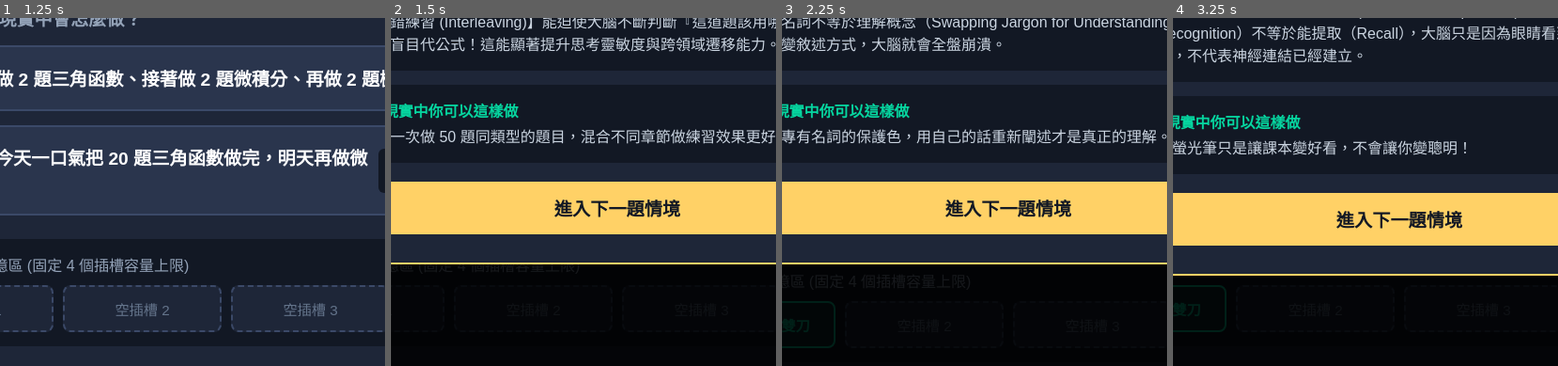
Above: before the commit, frames 1-4 (left to right).
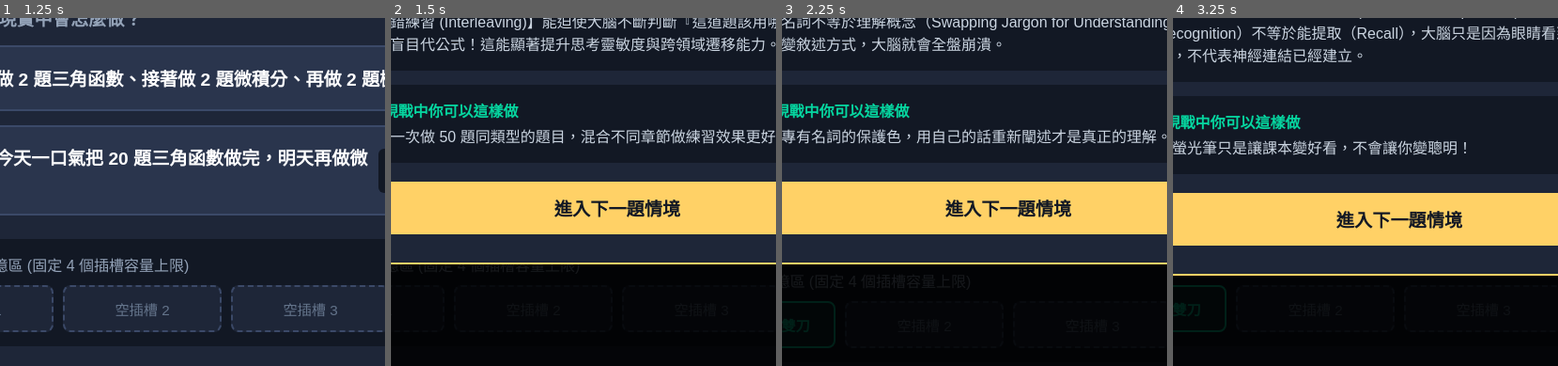
Above: after the commit, the same moments.

Repository: c111133314-collab/brain-game
Game: browser game, page index.html
The game is run twice, just before and just after one commit, with the same random seed, the same clock (stepped at 60 frames per second) and the same inputs.
Inputs:
- Up to frame 1 (1.25 s): no input
- Up to frame 2 (1.5 s): click "混合題目！做 2 題三角函數、接著做 2 題微積分、再做 …" at 1.27 s
- Up to frame 3 (2.25 s): click "進入下一題情境" at 1.87 s; click "完整背下課本上的名詞定義，考試時直接原封不動照抄複製 死記…" at 2.02 s
- Up to frame 4 (3.25 s): click "進入下一題情境" at 2.47 s; click "翻看畫滿螢光筆的頁面，點點頭覺得「嗯，這些我都懂了」 能力…" at 3.07 s
The pictures show only the part of the screen within x 21-71%, y 45-95%; the shares and areas given below are measured in that part.

Frame 1 is identical in both runs. In frame 2, 0.1% of the frame differs, in the area x 1-6%, y 24-29%; in frame 3, 0.1%; in frame 4, 0.1%.

Commit message:
Update index.html

Diff:
--- a/index.html
+++ b/index.html
@@ -4,7 +4,12 @@
     <meta charset="UTF-8">
     <meta name="viewport" content="width=device-width, initial-scale=1.0">
     <title>大腦大冒險：學習心理學現實挑戰</title>
+
+    <!-- ==========================================
+         全站 UI 視覺與元件排版樣式表 (CSS)
+         ========================================== -->
     <style>
+        /* 基礎重設 (CSS Reset) 與全域字型設定 */
         * {
             box-sizing: border-box;
             margin: 0;
@@ -12,6 +17,7 @@
             font-family: 'PingFang TC', 'Microsoft JhengHei', sans-serif;
         }
 
+        /* 遊戲背景：暗色調沉浸式夜間模式，減少視覺疲勞 */
         body {
             background-color: #121824;
             color: #ffffff;
@@ -22,6 +28,7 @@
             padding: 20px;
         }
 
+        /* 主遊戲卡片外框容器 */
         .game-card {
             width: 100%;
             max-width: 800px;
@@ -32,6 +39,7 @@
             border: 2px solid #2d374e;
         }
 
+        /* 頂部標題與數值狀態列 */
         .game-header {
             display: flex;
             justify-content: space-between;
@@ -60,9 +68,11 @@
             border-radius: 12px;
         }
 
+        /* 數值醒目色彩：血量紅、分數綠 */
         .hp-text { color: #ef476f; }
         .score-text { color: #06d6a0; }
 
+        /* 當前關卡情境描述區塊 */
         .scenario-box {
             background: #253047;
             border-radius: 16px;
@@ -98,6 +108,7 @@
             font-weight: bold;
         }
 
+        /* 玩家抉擇按鈕網格與互動動畫 */
         .options-grid {
             display: flex;
             flex-direction: column;
@@ -121,6 +132,7 @@
             align-items: center;
         }
 
+        /* 滑鼠懸停浮起效果 */
         .option-btn:hover {
             background: #3b4968;
             border-color: #ffd166;
@@ -135,7 +147,7 @@
             color: #94a3b8;
         }
 
-        /* 4個工作記憶插槽視覺區 */
+        /* 🧠 4個大腦工作記憶插槽區塊 (具象化大腦 4 個容量限制) */
         .memory-slots-container {
             background: #121824;
             border-radius: 14px;
@@ -157,6 +169,7 @@
             gap: 10px;
         }
 
+        /* 空白未解鎖插槽樣式 (虛線框) */
         .slot {
             background: #1e2638;
             border: 2px dashed #3b4968;
@@ -171,6 +184,7 @@
             justify-content: center;
         }
 
+        /* 已填滿解鎖插槽樣式 (亮綠發光實線框) */
         .slot.filled {
             border-style: solid;
             border-color: #06d6a0;
@@ -179,7 +193,7 @@
             font-weight: bold;
         }
 
-        /* 解析彈窗 */
+        /* 🔬 答題解析彈窗 Modal 懸浮圖層 */
         .modal {
             display: none;
             position: fixed;
@@ -247,7 +261,11 @@
 </head>
 <body>
 
+<!-- ==========================================
+     HTML 網頁主體結構
+     ========================================== -->
 <div class="game-card">
+    <!-- 頂部資訊欄：顯示遊戲名稱與玩家即時狀態數據 -->
     <div class="game-header">
         <div class="title">🧠 大腦大冒險：學習實踐篇</div>
         <div class="stats-group">
@@ -256,20 +274,20 @@
         </div>
     </div>
 
-    <!-- 關卡情境描述 -->
+    <!-- 關卡主要情境顯示區塊 -->
     <div class="scenario-box">
         <div class="scenario-tag" id="stage-tag">🎲 隨機關卡抽樣中...</div>
         <div class="scenario-title" id="stage-title">載入中...</div>
         <div class="scenario-desc" id="stage-desc">載入中...</div>
     </div>
 
-    <!-- 白話抉擇選項 -->
+    <!-- 玩家選擇區塊 (選項按鈕將由 JavaScript 動態生成注入) -->
     <div class="options-title">👉 如果是你，現實中會怎麼做？</div>
     <div class="options-grid" id="options-container">
-        <!-- 動態渲染選項 -->
+        <!-- 動態渲染選項放置處 -->
     </div>
 
-    <!-- 4 個工作記憶插槽視覺區 -->
+    <!-- 4 個工作記憶插槽區塊 (具象化呈現神經科學中人類大腦 4 個容量極限) -->
     <div class="memory-slots-container">
         <div class="memory-title">
             <span>🧠 大腦工作記憶區 (固定 4 個插槽容量上限)</span>
@@ -284,19 +302,21 @@
     </div>
 </div>
 
-<!-- 解析彈窗 -->
+<!-- 神經科學原理與實踐解析彈窗 (對答結束後跳出) -->
 <div class="modal" id="result-modal">
     <div class="modal-content">
         <div id="result-badge" class="result-badge badge-success">解析成果</div>
         <div class="modal-title" id="modal-title">背後的神經科學原理</div>
 
+        <!-- 領域 1：大腦底層運作機制 -->
         <div class="science-box">
             <div style="color: #118ab2; font-weight: bold; margin-bottom: 5px;">🔬 大腦運作機制</div>
             <div id="modal-science" style="line-height: 1.5; color: #cbd5e1;"></div>
         </div>
 
+        <!-- 領域 2：現實生活中的具體行動建議 -->
         <div class="practice-box">
-            <div style="color: #06d6a0; font-weight: bold; margin-bottom: 5px;">💡 現實中你可以這樣做</div>
+            <div style="color: #06d6a0; font-weight: bold; margin-bottom: 5px;">💡 現戰中你可以這樣做</div>
             <div id="modal-practice" style="line-height: 1.5; color: #cbd5e1;"></div>
         </div>
 
@@ -304,8 +324,13 @@
     </div>
 </div>
 
+<!-- ==========================================
+     JavaScript 遊戲核心控制邏輯與神經科學題庫
+     ========================================== -->
 <script>
-    // 包含 12 個對應 Coursera 課程概念的情境題庫
+    // ----------------------------------------------------
+    // 1. 遊戲核心題庫：包含 12 個對應 Coursera 課程觀念的情境
+    // ----------------------------------------------------
     const scenarioPool = [
         {
             tag: "拖延怪襲來（痛覺活化）",
@@ -619,13 +644,18 @@
         }
     ];
 
-    let currentStageIndex = 0;
-    let hp = 100;
-    let score = 0;
-    let unlockedSkills = [];
-    let activeStages = [];
-
-    // 洗牌演算法（Fisher-Yates Shuffle）
+    // ----------------------------------------------------
+    // 2. 全域遊戲狀態變數 (Game State)
+    // ----------------------------------------------------
+    let currentStageIndex = 0;  // 當前進行到第幾關
+    let hp = 100;               // 玩家意志力 HP
+    let score = 0;             // 累積學習積分
+    let unlockedSkills = [];   // 已解鎖的大腦策略技能卡
+    let activeStages = [];     // 本局抽中的 4 個隨機關卡
+
+    // ----------------------------------------------------
+    // 3. 演算法：Fisher-Yates 洗牌演算法 (確保完全隨機抽題)
+    // ----------------------------------------------------
     function shuffleArray(array) {
         const arr = [...array];
         for (let i = arr.length - 1; i > 0; i--) {
@@ -635,8 +665,11 @@
         return arr;
     }
 
-    // 初始化遊戲關卡（隨機從 12 個題庫抽出 4 關，對應大腦 4 個工作記憶插槽）
+    // ----------------------------------------------------
+    // 4. 初始化遊戲：隨機抽 4 關 (對應大腦 4 個工作記憶插槽)
+    // ----------------------------------------------------
     function initGame() {
+        // 從 12 個題庫中隨機洗牌並裁切前 4 關
         activeStages = shuffleArray(scenarioPool).slice(0, 4);
         currentStageIndex = 0;
         hp = 100;
@@ -645,12 +678,16 @@
         renderStage();
     }
 
+    // ----------------------------------------------------
+    // 5. 畫面渲染：動態產生當前關卡情境與選項按鈕
+    // ----------------------------------------------------
     function renderStage() {
         const stage = activeStages[currentStageIndex];
         document.getElementById("stage-tag").innerText = `🎲 隨機第 ${currentStageIndex + 1} / 4 關：${stage.tag}`;
         document.getElementById("stage-title").innerText = stage.title;
         document.getElementById("stage-desc").innerText = stage.desc;
 
+        // 清空並重新動態生成選項按鈕
         const container = document.getElementById("options-container");
         container.innerHTML = "";
 
@@ -668,17 +705,22 @@
         updateUI();
     }
 
+    // ----------------------------------------------------
+    // 6. 玩家做抉擇：結算 HP/積分、解鎖技能與觸發解析彈窗
+    // ----------------------------------------------------
     function selectOption(opt) {
+        // 更新血量與積分 (血量限制在 0 ~ 100 之間)
         hp = Math.max(0, Math.min(100, hp + opt.hpChange));
         score += opt.scoreChange;
 
+        // 若選擇正確且該題有技能卡，將其填入工作記憶插槽 (最多 4 個)
         if (opt.unlockedSkill && !unlockedSkills.includes(opt.unlockedSkill)) {
             if (unlockedSkills.length < 4) {
                 unlockedSkills.push(opt.unlockedSkill);
             }
         }
 
-        // 顯示解析彈窗
+        // 設定並開啟 Modal 神經科學解析彈窗
         const modal = document.getElementById("result-modal");
         const badge = document.getElementById("result-badge");
 
@@ -695,11 +737,14 @@
         modal.style.display = "flex";
     }
 
+    // ----------------------------------------------------
+    // 7. 更新 UI 介面：同步即時數據與 4 個工作記憶插槽視覺
+    // ----------------------------------------------------
     function updateUI() {
         document.getElementById("hp").innerText = hp;
         document.getElementById("score").innerText = score;
 
-        // 更新 4 個工作記憶插槽
+        // 更新 4 個工作記憶插槽的文字與視覺亮燈狀態
         for (let i = 0; i < 4; i++) {
             const slotEl = document.getElementById(`slot-${i}`);
             if (unlockedSkills[i]) {
@@ -714,10 +759,14 @@
         document.getElementById("slot-count").innerText = `已解鎖策略: ${unlockedSkills.length} / 4`;
     }
 
+    // ----------------------------------------------------
+    // 8. 關卡推進與遊戲結束判定
+    // ----------------------------------------------------
     function nextStage() {
         document.getElementById("result-modal").style.display = "none";
         currentStageIndex++;
 
+        // 若 4 關全數完成或 HP 耗盡，結束遊戲
         if (currentStageIndex >= activeStages.length || hp <= 0) {
             showEndGame();
         } else {
@@ -725,16 +774,21 @@
         }
     }
 
+    // ----------------------------------------------------
+    // 9. 遊戲結算彈窗提示與新局重啟
+    // ----------------------------------------------------
     function showEndGame() {
         const finalMessage = hp <= 0
             ? `💥 意志力耗盡！大腦燃燒過度陷入癱瘓... \n\n最終積分：${score} 分\n建議立刻去睡個覺讓大腦排毒！`
             : `🎉 恭喜通關！拿到了 ${score} 分的高分！\n\n剩餘意志力 HP：${hp}\n你成功將 4 個大腦工作記憶插槽填滿了正確的自學策略卡！`;
 
         alert(finalMessage);
-        initGame(); // 重新洗牌開新局
+        initGame(); // 重新洗牌並展開新一局
     }
 
-    // 初始化啟動
+    // ----------------------------------------------------
+    // 10. 首次載入頁面時自動啟動遊戲
+    // ----------------------------------------------------
     initGame();
 </script>
 
